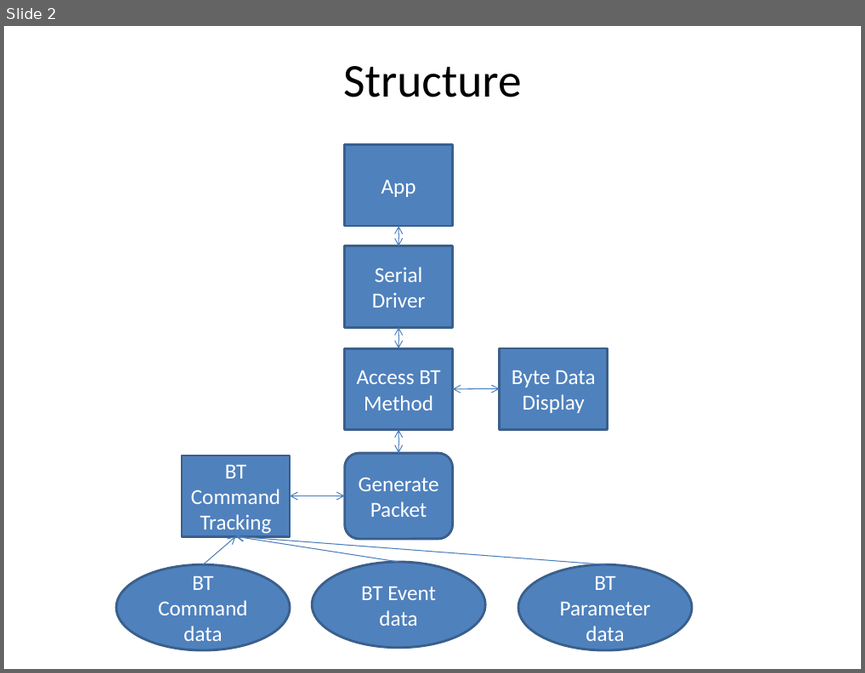
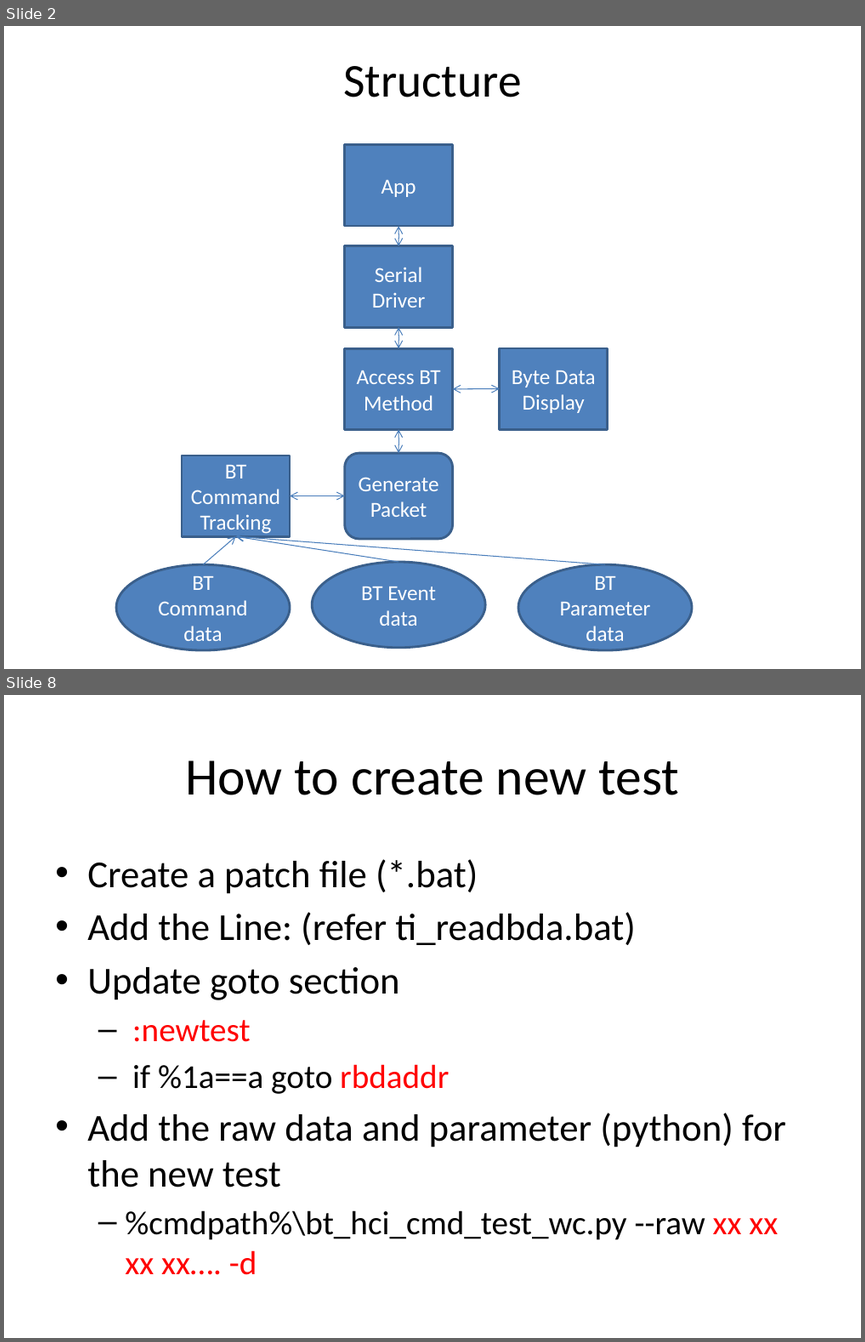
Before and after one commit to Wayne777Chiu/python_bt_hci_cmd_test, a slide deck: doc/structure.pptx. Shown one above the other, each under a label of ours: slide 2 before the commit, slides 2 and 8 after it; the slides between them are not shown. The pictures are 865x673 and 865x1342 pixels, drawn with LibreOffice and Linux fonts; fonts in the diff are those of the drawing. Boxes give left, top, right and bottom in pixels: in the first picture for what was removed or moved away, otherwise in the second. Text is boxed around its words. In the diff, an @@ line names an element or a change of style, - is before the commit and + after.

```diff
--- a/doc/structure.pptx
+++ b/doc/structure.pptx
@@ slide 8 added at (4,695,861,1338), background #FFFFFF @@
@@ title added at (185,760,679,795), 44 pt, text #000000 @@
+How to create new test
@@ text added at (87,859,786,1275), 32 pt, text #000000 @@
+• Create a patch file (*.bat)
+• Add the Line: (refer ti_readbda.bat)
+• Update goto section
+  – :newtest
+  – if %1a==a goto rbdaddr
+• Add the raw data and parameter (python) for the new test
+  – %cmdpath%\bt_hci_cmd_test_wc.py --raw xx xx xx xx…. -d
```
Also in this commit, not shown: 8 other slides added, 1 slide removed.
